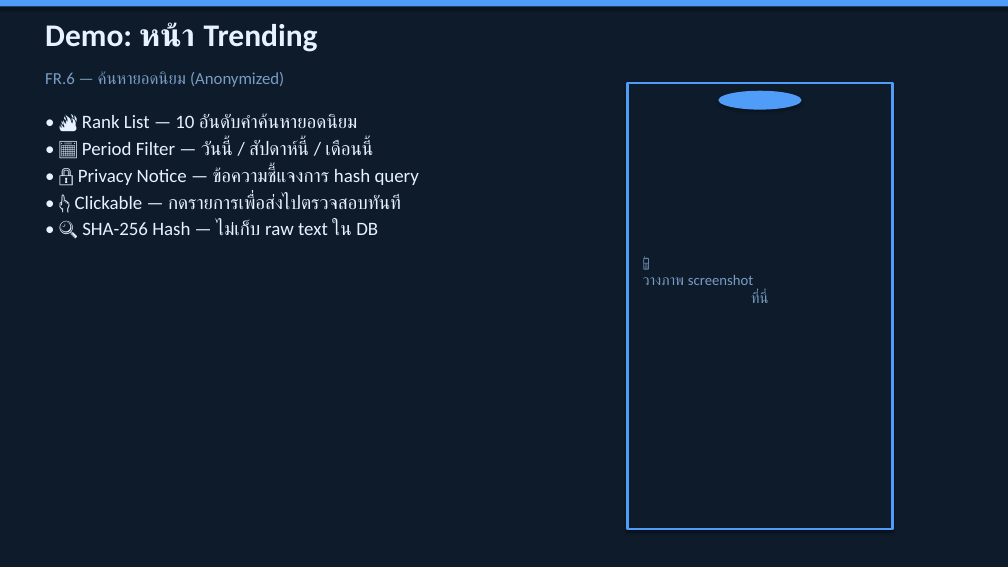
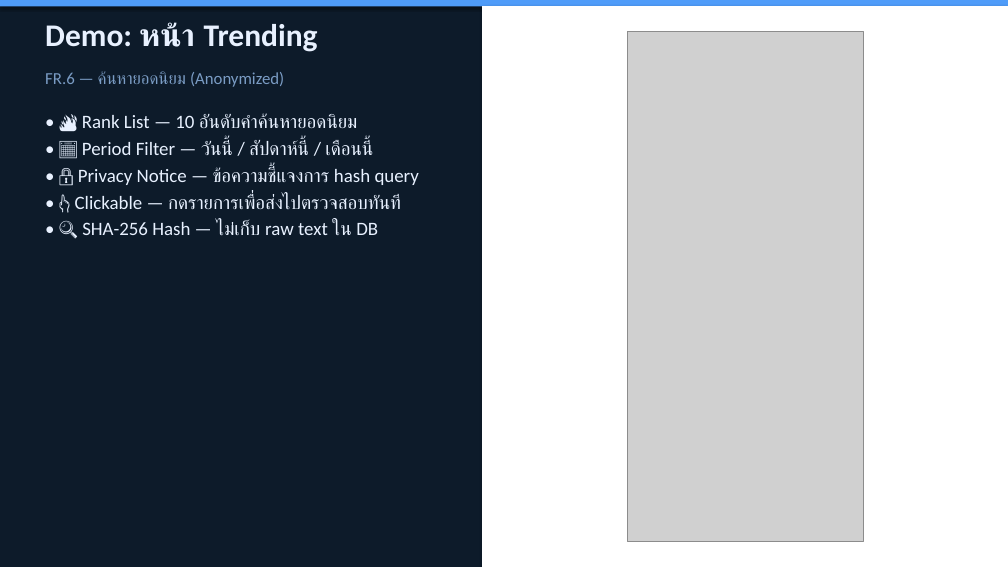
Before and after one commit to jidapa-tx/fake-news, a slide deck: slide 7 of docs/presentation.pptx. Drawn at 1008x567 pixels with LibreOffice and Linux fonts; fonts in the diff are those of the drawing; grey boxes stand for pictures. Boxes give left, top, right and bottom in pixels: in the first picture for what was removed or moved away, otherwise in the second. Text is boxed around its words. In the diff, an @@ line names an element or a change of style, - is before the commit and + after.

Commit message:
Update capture screen in slide

```diff
--- a/docs/presentation.pptx
+++ b/docs/presentation.pptx
@@ rectangle: place and size @@
-rectangle at (628,83,892,529)
+rectangle at (483,6,1008,567)
@@ rectangle at (483,6,1008,567): fill #0D1B2A to #FFFFFF; outline #4F9CF9 2.5 pt to #FFFFFF 0.75 pt @@
@@ picture added at (628,32,864,542) @@
@@ ellipse removed at (718,91,802,110) @@
@@ text removed at (643,275,767,303) @@
-📱
-วางภาพ screenshot
-ที่นี่
```
Also in this commit, not shown: 3 other slides changed.
